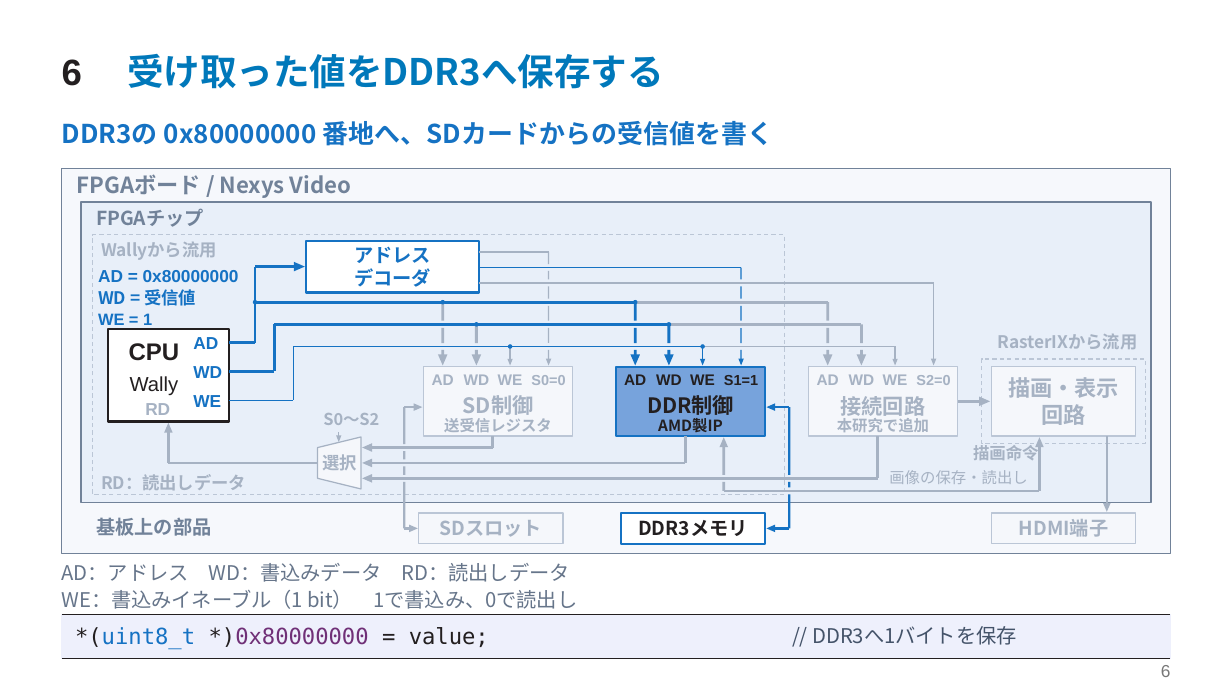
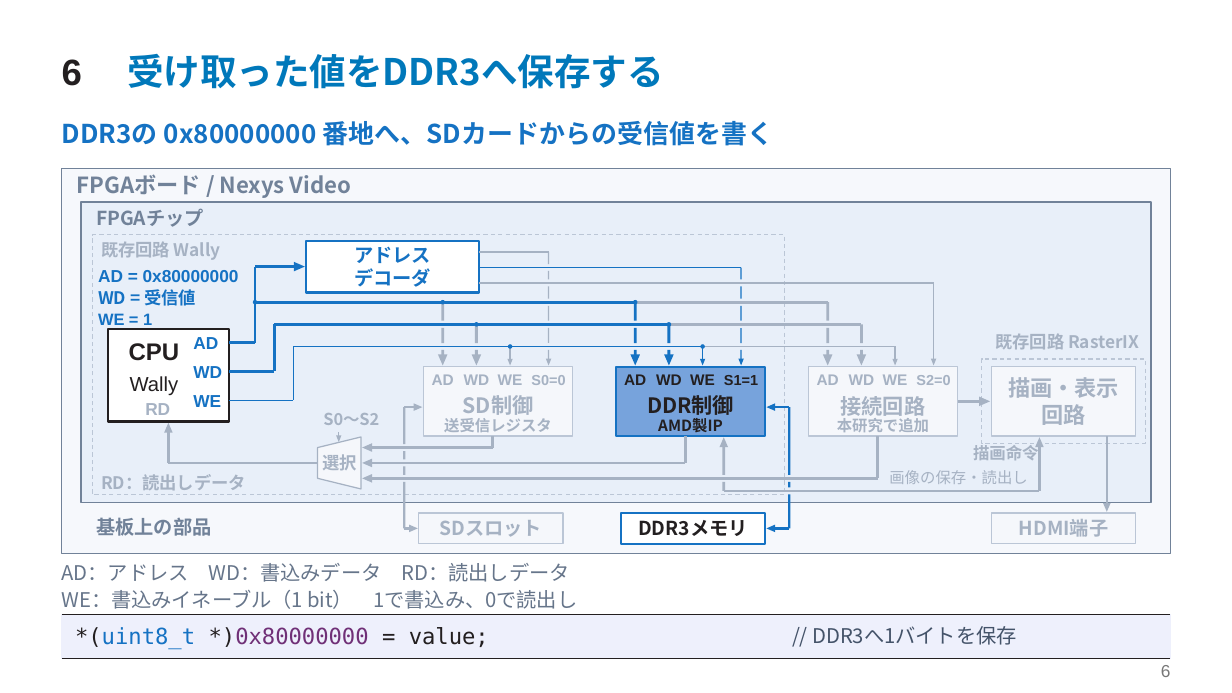
Before and after one commit to SoshiroFujimori/wally-game-console-research, a slide deck: slide 6 of docs/presentation/中間発表_主要事項.pptx. Drawn at 1232x693 pixels with LibreOffice and Linux fonts; fonts in the diff are those of the drawing. Boxes give left, top, right and bottom in pixels: in the first picture for what was removed or moved away, otherwise in the second. Text is boxed around its words. In the diff, an @@ line names an element or a change of style, - is before the commit and + after.

```diff
--- a/docs/presentation/中間発表_主要事項.pptx
+++ b/docs/presentation/中間発表_主要事項.pptx
@@ text at (101, 242, 220, 260): text changed @@
-Wallyから流用
+既存回路 Wally
@@ text at (995, 334, 1139, 349): text changed @@
-RasterIXから流用
+既存回路 RasterIX
```
Also in this commit, not shown: 12 other slides changed, 24 other files.
